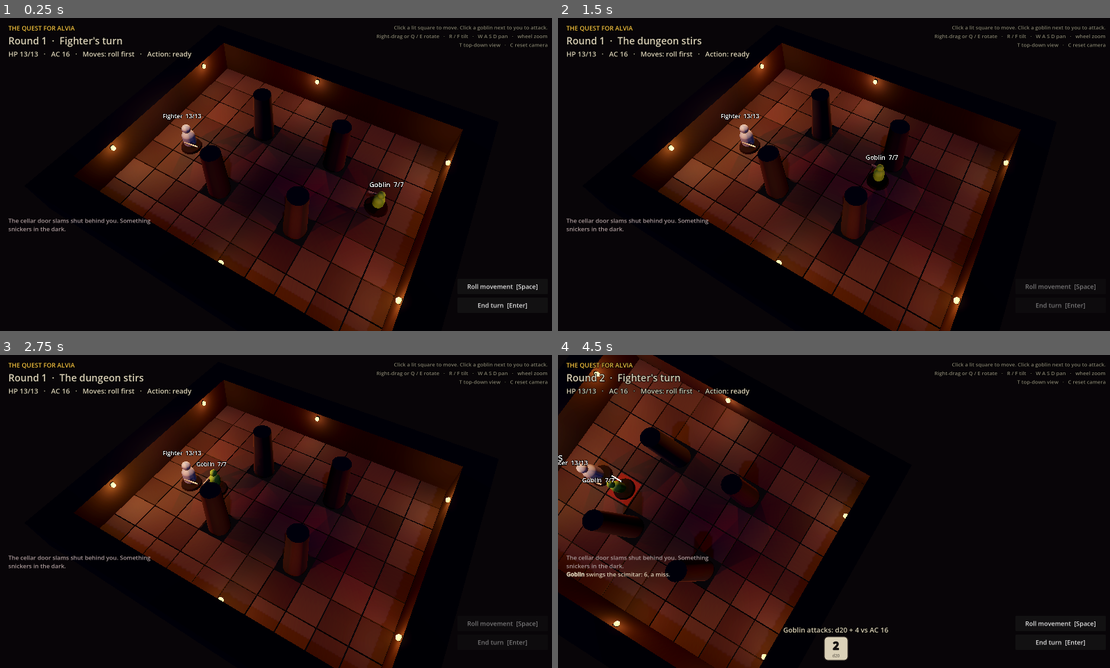
Above: before the commit, frames 1-4 (two rows, left to right).
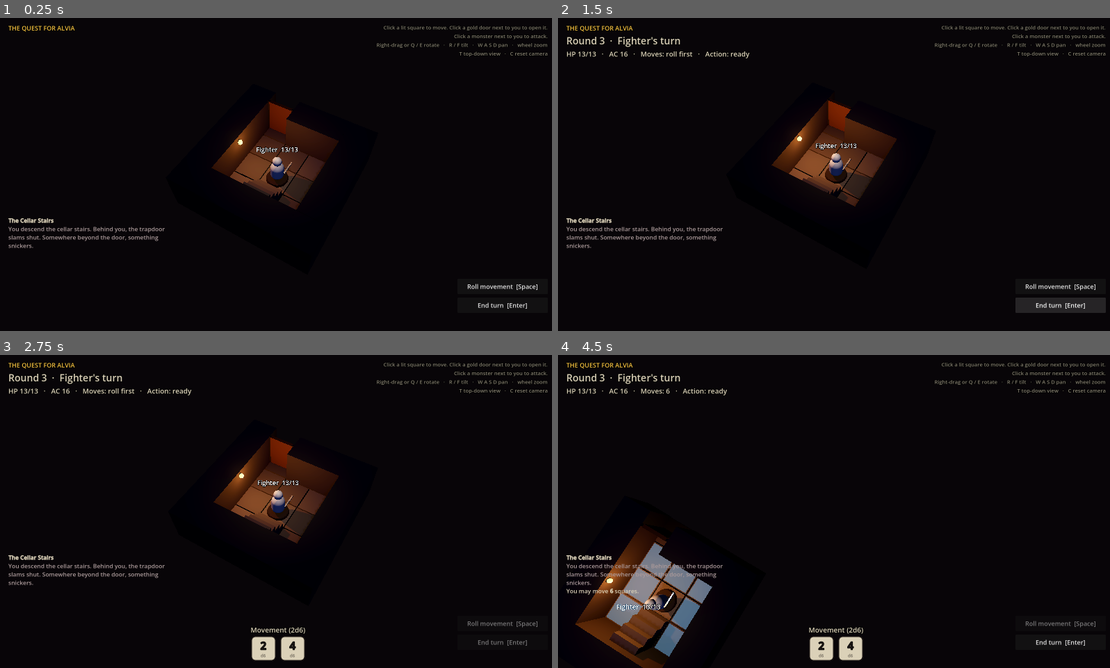
Above: after the commit, the same moments.

Repository: robertdavidsson77-pixel/quest-for-alvia
Game: Godot game, scene res://scenes/main.tscn
The game is run twice, just before and just after one commit, with the same random seed, the same clock (stepped at 60 frames per second) and the same inputs.
Inputs (mouse positions are in pixels of both pictures, inside the frame that each line leads up to):
- Up to frame 1 (0.25 s): no input
- Up to frame 2 (1.5 s): click "End turn [Enter]" at 0.5 s; click (1060, 305) at 1.25 s, where only the run after the commit has a clickable "End turn [Enter]"
- Up to frame 3 (2.75 s): click (502, 624) at 2 s, where only the run after the commit has a clickable "Roll movement [Space]"
- Up to frame 4 (4.5 s): tap A at 2.75, 3.5, 4.25 s; move the mouse to (960, 495) at 2.77 s; hold D 2.78-3.5 s; tap C at 2.85 s; click (960, 495) at 2.92 s; tap Space at 3.02 s; drag from (723, 527) to (806, 574) at 3.52 s; move the mouse to (889, 442) at 4.27 s; hold D from 4.28 s (still down); tap T at 4.35 s; click (889, 442) at 4.42 s

The runs differ from the first frame. In frame 1, 32% of the frame differs, in the area x 1-100%, y 2-100%; in frame 2, 33%; in frame 3, 33%; in frame 4, 34%, in the area x 0-100%, y 0-100%.

Commit message:
First rooms: stair room, doors that reveal the next room, sleeping goblin
The board is now built from a text map in scripts/quests/quest_cellar.gd.
The Fighter starts at the foot of the stairs; opening the door (free) makes
the goblin room rise out of the dark with placeholder furniture and two
locked doors. Monsters stay hidden and inactive until their room is revealed.

Co-Authored-By: Claude Opus 5.5 (1M context) <noreply@anthropic.com>
Claude-Session: https://claude.ai/code/session_01RG5kh6igv6xKAodRzSPgPD

Diff:
--- a/scripts/board.gd
+++ b/scripts/board.gd
@@ -1,52 +1,64 @@
-## The game board: a grid of stone tiles with walls and pillars.
-## Grid cells are Vector2i(x, y); the board is centred on the world origin.
+## The game board, built from a quest's text map (see scripts/quests).
+## Map legend: # wall, * wall with torch, . floor, H hero start, D door,
+## L locked door, S stairs, g goblin, T table, C chest, B bookcase, space = rock.
+## Rooms are found automatically: floor squares joined together, bounded by walls
+## and doors. Every room starts hidden and is revealed when a door to it opens.
+## Grid cells are Vector2i(x, y); the map is centred on the world origin.
 class_name Board
 extends Node3D
 
 const DIRECTIONS: Array[Vector2i] = [Vector2i.LEFT, Vector2i.RIGHT, Vector2i.UP, Vector2i.DOWN]
 const WALL_HEIGHT := 1.4
+const ROOM_CHARS := ".HgTCBS"  # squares that belong to a room
+const WALKABLE_CHARS := ".Hg"   # room squares you can stand on (the rest is furniture)
+const REVEAL_STAGGER := 0.035   # seconds of delay per square of distance from the door
 
 var width := 0
 var height := 0
-var blocked := {}  # Vector2i -> true for pillars and other solid squares
+var hero_start := Vector2i.ZERO
+var spawns: Array[Dictionary] = []  # {"char": "g", "cell": Vector2i}
+var torch_lights: Array[OmniLight3D] = []
+
+var _tiles := {}        # cell -> map character
+var _room_of := {}      # cell -> room id, for room squares
+var _doors := {}        # cell -> {"locked": bool, "open": bool, "panel": Node3D, "rooms": Array}
+var _room_nodes := {}   # room id -> Array of nodes shown when the room is revealed
+var _revealed := {}     # room id -> true
 
 var _highlights: Array[MeshInstance3D] = []
 var _hover: MeshInstance3D
 var _move_material: StandardMaterial3D
 var _attack_material: StandardMaterial3D
-
-
-func build(w: int, h: int, pillars: Array[Vector2i]) -> void:
-	width = w
-	height = h
-	for p in pillars:
-		blocked[p] = true
-
-	var tile_mesh := BoxMesh.new()
-	tile_mesh.size = Vector3(0.96, 0.1, 0.96)
-	for x in width:
-		for y in height:
-			var cell := Vector2i(x, y)
-			if blocked.has(cell):
-				_add_pillar(cell)
-				continue
-			var tile := MeshInstance3D.new()
-			tile.mesh = tile_mesh
-			var shade := randf_range(0.17, 0.24)
-			tile.material_override = _stone_material(Color(shade, shade * 0.95, shade * 0.9))
-			tile.position = cell_to_world(cell) + Vector3(0, -0.05, 0)
-			add_child(tile)
-
-	# Walls all the way around the room.
-	for x in range(-1, width + 1):
-		_add_wall(Vector2i(x, -1))
-		_add_wall(Vector2i(x, height))
+var _door_material: StandardMaterial3D
+
+
+func build(map: Array[String]) -> void:
+	height = map.size()
+	for line in map:
+		width = maxi(width, line.length())
 	for y in height:
-		_add_wall(Vector2i(-1, y))
-		_add_wall(Vector2i(width, y))
+		for x in width:
+			var c: String = map[y][x] if x < map[y].length() else " "
+			_tiles[Vector2i(x, y)] = c
+			if c == "H":
+				hero_start = Vector2i(x, y)
+			elif c == "g":
+				spawns.append({"char": c, "cell": Vector2i(x, y)})
+	_find_rooms()
+
+	for cell in _tiles:
+		var c: String = _tiles[cell]
+		if ROOM_CHARS.contains(c):
+			_add_floor(cell)
+			_add_furniture(cell, c)
+		elif c == "#" or c == "*":
+			_add_wall(cell, c == "*")
+		elif c == "D" or c == "L":
+			_add_door(cell, c == "L")
 
 	_move_material = _highlight_material(Color(0.45, 0.75, 1.0, 0.4))
 	_attack_material = _highlight_material(Color(0.85, 0.15, 0.1, 0.45))
+	_door_material = _highlight_material(Color(1.0, 0.8, 0.3, 0.5))
 	_hover = _make_highlight(_highlight_material(Color(1, 1, 1, 0.25)))
 	_hover.visible = false
 
@@ -64,12 +76,140 @@
 
 
 func is_walkable(cell: Vector2i) -> bool:
-	return is_inside(cell) and not blocked.has(cell)
+	var c: String = _tiles.get(cell, " ")
+	if WALKABLE_CHARS.contains(c):
+		return true
+	return _doors.has(cell) and _doors[cell]["open"]
 
 
 static func are_adjacent(a: Vector2i, b: Vector2i) -> bool:
 	return absi(a.x - b.x) + absi(a.y - b.y) == 1
 
+
+# --- Rooms and doors -------------------------------------------------------
+
+## The room a square belongs to, or -1 for walls, doors and rock.
+func room_at(cell: Vector2i) -> int:
+	return _room_of.get(cell, -1)
+
+
+func is_room_revealed(room: int) -> bool:
+	return _revealed.has(room)
+
+
+func is_door(cell: Vector2i) -> bool:
+	return _doors.has(cell)
+
+
+func is_door_closed(cell: Vector2i) -> bool:
+	return _doors.has(cell) and not _doors[cell]["open"]
+
+
+func is_door_locked(cell: Vector2i) -> bool:
+	return _doors.has(cell) and _doors[cell]["locked"]
+
+
+## Closed doors next to `cell` that can be seen (they border a revealed room).
+func closed_doors_next_to(cell: Vector2i) -> Array:
+	var found: Array = []
+	for d in DIRECTIONS:
+		var n: Vector2i = cell + d
+		if is_door_closed(n):
+			found.append(n)
+	return found
+
+
+## Swings the door open (it sinks into the floor) and reveals the rooms behind it.
+func open_door(cell: Vector2i) -> void:
+	var door: Dictionary = _doors[cell]
+	door["open"] = true
+	var panel: Node3D = door["panel"]
+	var tween := create_tween()
+	tween.tween_property(panel, "position:y", -WALL_HEIGHT, 0.6).set_trans(Tween.TRANS_QUAD).set_ease(Tween.EASE_IN)
+	await tween.finished
+	panel.visible = false
+	for room in door["rooms"]:
+		if not is_room_revealed(room):
+			await reveal_room(room, cell)
+
+
+## Shows a room's floor, walls, furniture and torches, rising out of the dark
+## outwards from `from_cell`.
+func reveal_room(room: int, from_cell: Vector2i) -> void:
+	_revealed[room] = true
+	var longest := 0.0
+	for node in _room_nodes.get(room, []):
+		if node.visible:
+			continue  # already shown with a neighbouring room
+		var delay := Vector2(world_to_cell(node.position)).distance_to(Vector2(from_cell)) * REVEAL_STAGGER
+		longest = maxf(longest, delay)
+		_pop_in(node, delay)
+	await get_tree().create_timer(longest + 0.35).timeout
+
+
+func _door_seen(cell: Vector2i) -> bool:
+	for room in _doors[cell]["rooms"]:
+		if is_room_revealed(room):
+			return true
+	return false
+
+
+func _pop_in(node: Node3D, delay: float) -> void:
+	if node is OmniLight3D:
+		# The "fade" meta (0..1) scales the torch flicker while it lights up.
+		var light := node as OmniLight3D
+		light.set_meta("fade", 0.0)
+		light.visible = true
+		var lt := create_tween()
+		lt.tween_method(func(v: float): light.set_meta("fade", v), 0.0, 1.0, 0.5).set_delay(delay)
+		return
+	var final_scale := node.scale
+	node.scale = Vector3(final_scale.x, 0.01, final_scale.z)
+	node.visible = true
+	var tween := create_tween()
+	tween.tween_property(node, "scale", final_scale, 0.3).set_delay(delay).set_trans(Tween.TRANS_BACK).set_ease(Tween.EASE_OUT)
+
+
+## Gives every connected group of room squares its own id.
+func _find_rooms() -> void:
+	var next_id := 0
+	for cell in _tiles:
+		if not ROOM_CHARS.contains(_tiles[cell]) or _room_of.has(cell):
+			continue
+		var queue: Array[Vector2i] = [cell]
+		_room_of[cell] = next_id
+		while not queue.is_empty():
+			var current: Vector2i = queue.pop_front()
+			for d in DIRECTIONS:
+				var n: Vector2i = current + d
+				if not _room_of.has(n) and ROOM_CHARS.contains(_tiles.get(n, " ")):
+					_room_of[n] = next_id
+					queue.append(n)
+		next_id += 1
+
+
+## Rooms touching `cell`; walls use all 8 neighbours so corners show too.
+func _rooms_around(cell: Vector2i, diagonals: bool) -> Array:
+	var rooms: Array = []
+	for dx in range(-1, 2):
+		for dy in range(-1, 2):
+			if (dx == 0 and dy == 0) or (not diagonals and dx != 0 and dy != 0):
+				continue
+			var room := room_at(cell + Vector2i(dx, dy))
+			if room >= 0 and not rooms.has(room):
+				rooms.append(room)
+	return rooms
+
+
+func _register(node: Node3D, rooms: Array) -> void:
+	node.visible = false
+	for room in rooms:
+		if not _room_nodes.has(room):
+			_room_nodes[room] = []
+		_room_nodes[room].append(node)
+
+
+# --- Movement --------------------------------------------------------------
 
 ## Breadth-first search from `start`, never entering walls or `occupied` cells.
 ## Returns {"dist": {cell: steps}, "parent": {cell: previous cell}}.
@@ -119,12 +259,18 @@
 	return path_from_flood(result, best)
 
 
+# --- Highlights ------------------------------------------------------------
+
 func show_move_cells(cells: Array) -> void:
 	_show_cells(cells, _move_material)
 
 
 func show_attack_cells(cells: Array) -> void:
 	_show_cells(cells, _attack_material, false)
+
+
+func show_door_cells(cells: Array) -> void:
+	_show_cells(cells, _door_material, false)
 
 
 func clear_highlights() -> void:
@@ -134,7 +280,7 @@
 
 
 func set_hover(cell: Vector2i) -> void:
-	_hover.visible = is_walkable(cell)
+	_hover.visible = is_room_revealed(room_at(cell)) or (is_door(cell) and _door_seen(cell))
 	if _hover.visible:
 		_hover.position = cell_to_world(cell) + Vector3(0, 0.02, 0)
 
@@ -159,26 +305,140 @@
 	return m
 
 
-func _add_wall(cell: Vector2i) -> void:
-	var box := BoxMesh.new()
-	box.size = Vector3(1.0, WALL_HEIGHT, 1.0)
-	var wall := MeshInstance3D.new()
-	wall.mesh = box
-	wall.material_override = _stone_material(Color(0.13, 0.12, 0.12))
+# --- Building pieces -------------------------------------------------------
+
+func _add_floor(cell: Vector2i) -> void:
+	var shade := randf_range(0.17, 0.24)
+	var tile := _box(Vector3(0.96, 0.1, 0.96), Color(shade, shade * 0.95, shade * 0.9))
+	tile.position = cell_to_world(cell) + Vector3(0, -0.05, 0)
+	_register(tile, [room_at(cell)])
+
+
+## Placeholder furniture: simple boxes until we have real models.
+func _add_furniture(cell: Vector2i, c: String) -> void:
+	var base := cell_to_world(cell)
+	var room := [room_at(cell)]
+	match c:
+		"T":  # table
+			var table := _box(Vector3(0.95, 0.55, 0.85), Color(0.3, 0.18, 0.1))
+			table.position = base + Vector3(0, 0.275, 0)
+			_register(table, room)
+		"C":  # chest
+			var chest := _box(Vector3(0.65, 0.45, 0.45), Color(0.35, 0.2, 0.08))
+			chest.position = base + Vector3(0, 0.225, 0)
+			_register(chest, room)
+			var band := _box(Vector3(0.67, 0.08, 0.47), Color(0.7, 0.55, 0.2))
+			band.position = base + Vector3(0, 0.3, 0)
+			_register(band, room)
+		"B":  # bookcase
+			var shelf := _box(Vector3(0.9, 1.4, 0.4), Color(0.22, 0.13, 0.08))
+			shelf.position = base + Vector3(0, 0.7, 0)
+			_register(shelf, room)
+		"S":  # stairs, climbing towards the nearest wall
+			var up := Vector2i.DOWN
+			for d in DIRECTIONS:
+				var n: Vector2i = cell + d
+				if _tiles.get(n, " ") == "#" or _tiles.get(n, " ") == "*":
+					up = d
+					break
+			for i in 4:
+				var step := _box(Vector3(0.95, 0.25 * (i + 1), 0.25), Color(0.2, 0.19, 0.18))
+				var along := -0.375 + 0.25 * i
+				step.position = base + Vector3(up.x * along, 0.125 * (i + 1), up.y * along)
+				if up.x != 0:
+					step.rotation_degrees.y = 90
+				_register(step, room)
+
+
+func _add_wall(cell: Vector2i, torch: bool) -> void:
+	var rooms := _rooms_around(cell, true)
+	if rooms.is_empty():
+		return  # buried in rock, never seen
+	var wall := _box(Vector3(1.0, WALL_HEIGHT, 1.0), Color(0.13, 0.12, 0.12))
 	wall.position = cell_to_world(cell) + Vector3(0, WALL_HEIGHT / 2.0 - 0.1, 0)
-	add_child(wall)
-
-
-func _add_pillar(cell: Vector2i) -> void:
-	var cyl := CylinderMesh.new()
-	cyl.top_radius = 0.32
-	cyl.bottom_radius = 0.4
-	cyl.height = WALL_HEIGHT + 0.6
-	var pillar := MeshInstance3D.new()
-	pillar.mesh = cyl
-	pillar.material_override = _stone_material(Color(0.16, 0.15, 0.15))
-	pillar.position = cell_to_world(cell) + Vector3(0, cyl.height / 2.0 - 0.1, 0)
-	add_child(pillar)
+	_register(wall, rooms)
+	if torch:
+		_add_torch(cell)
+
+
+func _add_torch(cell: Vector2i) -> void:
+	var inward := Vector2i.ZERO
+	for d in DIRECTIONS:
+		if room_at(cell + d) >= 0:
+			inward = d
+			break
+	var dir := Vector3(inward.x, 0, inward.y)
+	var pos := cell_to_world(cell) + dir * 0.55 + Vector3(0, 1.1, 0)
+	var rooms := [room_at(cell + inward)]
+
+	var flame_mat := StandardMaterial3D.new()
+	flame_mat.albedo_color = Color(1, 0.6, 0.2)
+	flame_mat.emission_enabled = true
+	flame_mat.emission = Color(1, 0.5, 0.15)
+	flame_mat.emission_energy_multiplier = 4.0
+	var flame_mesh := SphereMesh.new()
+	flame_mesh.radius = 0.08
+	flame_mesh.height = 0.2
+	var flame := MeshInstance3D.new()
+	flame.mesh = flame_mesh
+	flame.material_override = flame_mat
+	flame.position = pos
+	add_child(flame)
+	_register(flame, rooms)
+
+	var light := OmniLight3D.new()
+	light.light_color = Color(1.0, 0.55, 0.25)
+	light.light_energy = 1.6
+	light.omni_range = 6.0
+	light.shadow_enabled = true
+	light.position = pos + dir * 0.2
+	add_child(light)
+	_register(light, rooms)
+	torch_lights.append(light)
+
+
+func _add_door(cell: Vector2i, locked: bool) -> void:
+	var rooms := _rooms_around(cell, false)
+	_add_floor_under_door(cell, rooms)
+	# The door runs along the wall line: walls to its left and right, or above and below.
+	var along_x := _is_wall(cell + Vector2i.LEFT) or _is_wall(cell + Vector2i.RIGHT)
+	var size := Vector3(0.9, WALL_HEIGHT - 0.1, 0.12) if along_x else Vector3(0.12, WALL_HEIGHT - 0.1, 0.9)
+	var color := Color(0.25, 0.15, 0.08) if not locked else Color(0.18, 0.1, 0.06)
+	var panel := _box(size, color)
+	panel.position = cell_to_world(cell) + Vector3(0, (WALL_HEIGHT - 0.1) / 2.0, 0)
+	_register(panel, rooms)
+	if locked:
+		var bar := _box(Vector3(size.x + 0.04, 0.12, size.z + 0.04), Color(0.4, 0.4, 0.42))
+		bar.position = Vector3(0, 0.1, 0)
+		bar.reparent(panel, false)
+	# Frame posts so the doorway reads as part of the wall.
+	for side in [-1, 1]:
+		var post := _box(Vector3(0.08, WALL_HEIGHT, 0.08), Color(0.1, 0.09, 0.09))
+		var offset := Vector3(0.48 * side, 0, 0) if along_x else Vector3(0, 0, 0.48 * side)
+		post.position = cell_to_world(cell) + offset + Vector3(0, WALL_HEIGHT / 2.0 - 0.1, 0)
+		_register(post, rooms)
+	_doors[cell] = {"locked": locked, "open": false, "panel": panel, "rooms": rooms}
+
+
+func _add_floor_under_door(cell: Vector2i, rooms: Array) -> void:
+	var tile := _box(Vector3(0.96, 0.1, 0.96), Color(0.16, 0.15, 0.14))
+	tile.position = cell_to_world(cell) + Vector3(0, -0.05, 0)
+	_register(tile, rooms)
+
+
+func _is_wall(cell: Vector2i) -> bool:
+	var c: String = _tiles.get(cell, " ")
+	return c == "#" or c == "*"
+
+
+func _box(size: Vector3, color: Color) -> MeshInstance3D:
+	var mesh := BoxMesh.new()
+	mesh.size = size
+	var m := MeshInstance3D.new()
+	m.mesh = mesh
+	m.material_override = _stone_material(color)
+	add_child(m)
+	return m
 
 
 static func _stone_material(color: Color) -> StandardMaterial3D:
--- a/scripts/camera_rig.gd
+++ b/scripts/camera_rig.gd
@@ -45,6 +45,11 @@
 	_target_pitch = start_pitch
 	_target_distance = start_distance
 	_target_position = Vector3.ZERO
+
+
+## Glides the camera over `point`, keeping the current angle and zoom.
+func focus_on(point: Vector3) -> void:
+	_target_position = Vector3(point.x, 0, point.z)
 
 
 func _unhandled_input(event: InputEvent) -> void:
--- a/scripts/hud.gd
+++ b/scripts/hud.gd
@@ -75,9 +75,9 @@
 	_end_button.pressed.connect(func(): end_turn_pressed.emit())
 	buttons.add_child(_end_button)
 
-	var help := _make_label("Click a lit square to move. Click a goblin next to you to attack.\nRight-drag or Q / E rotate   ·   R / F tilt   ·   W A S D pan   ·   wheel zoom\nT top-down view   ·   C reset camera", 15, Color(BONE, 0.6))
+	var help := _make_label("Click a lit square to move. Click a gold door next to you to open it.\nClick a monster next to you to attack.\nRight-drag or Q / E rotate   ·   R / F tilt   ·   W A S D pan   ·   wheel zoom\nT top-down view   ·   C reset camera", 15, Color(BONE, 0.6))
 	help.horizontal_alignment = HORIZONTAL_ALIGNMENT_RIGHT
-	_place(help, Control.PRESET_TOP_RIGHT, Rect2(-640, 16, 616, 80))
+	_place(help, Control.PRESET_TOP_RIGHT, Rect2(-640, 16, 616, 100))
 	root.add_child(help)
 
 	_build_end_screen(root)
--- a/scripts/main.gd
+++ b/scripts/main.gd
@@ -1,12 +1,11 @@
-## v0.1: one Fighter against one goblin in one room.
-## Runs the turn loop: the hero's turn (roll, move, act), then the dungeon's turn.
+## The Fighter's first quest: start at the foot of the stairs, open the door,
+## face what lies beyond. Runs the turn loop: the hero's turn (roll, move, act),
+## then the dungeon's turn. Opening a door is free; it does not use the action.
 extends Node3D
 
 const FIGHTER: UnitStats = preload("res://data/units/fighter.tres")
 const GOBLIN: UnitStats = preload("res://data/units/goblin.tres")
-
-const ROOM_WIDTH := 10
-const ROOM_HEIGHT := 8
+const MONSTERS := {"g": GOBLIN}  # map character -> monster
 
 enum Phase { HERO, BUSY, OVER }
 
@@ -23,7 +22,6 @@
 var has_acted := false
 var _reachable := {}  # cell -> steps, for the hero's current move
 
-var _torches: Array[OmniLight3D] = []
 var _time := 0.0
 
 
@@ -33,14 +31,12 @@
 
 	board = Board.new()
 	add_child(board)
-	var pillars: Array[Vector2i] = [Vector2i(3, 2), Vector2i(6, 2), Vector2i(3, 5), Vector2i(6, 5)]
-	board.build(ROOM_WIDTH, ROOM_HEIGHT, pillars)
-	_add_torches()
+	board.build(QuestCellar.MAP)
 
 	camera_rig = CameraRig.new()
 	add_child(camera_rig)
 
-	hero = _spawn(FIGHTER, Vector2i(1, 4))
+	hero = _spawn(FIGHTER, board.hero_start)
 	var lantern := OmniLight3D.new()
 	lantern.light_color = Color(1.0, 0.75, 0.45)
 	lantern.light_energy = 1.2
@@ -48,10 +44,13 @@
 	lantern.position.y = 1.6
 	hero.add_child(lantern)
 
-	monsters.append(_spawn(GOBLIN, Vector2i(8, 3)))
-	for m in monsters:
-		m.face(hero.position)
-	hero.face(monsters[0].position)
+	# Monsters wait in the dark, unseen, until their room is revealed.
+	for spawn in board.spawns:
+		var m := _spawn(MONSTERS[spawn["char"]], spawn["cell"])
+		m.visible = false
+		monsters.append(m)
+	hero.face(hero.position + Vector3.FORWARD)
+	camera_rig.focus_on(hero.position)
 
 	hud = Hud.new()
 	add_child(hud)
@@ -59,15 +58,19 @@
 	hud.end_turn_pressed.connect(_on_end_turn)
 	hud.restart_pressed.connect(func(): get_tree().reload_current_scene())
 
-	hud.log_line("[color=#a99]The cellar door slams shut behind you. Something snickers in the dark.[/color]")
+	hud.log_line("[b]%s[/b]" % QuestCellar.TITLE)
+	hud.log_line("[color=#a99]%s[/color]" % QuestCellar.INTRO)
+	await board.reveal_room(board.room_at(board.hero_start), board.hero_start)
 	_start_hero_turn()
 
 
 func _process(delta: float) -> void:
 	_time += delta
-	for i in _torches.size():
-		var t := _torches[i]
-		t.light_energy = 1.6 + 0.3 * sin(_time * 9.0 + i * 1.7) + 0.2 * sin(_time * 23.0 + i)
+	for i in board.torch_lights.size():
+		var t := board.torch_lights[i]
+		if t.visible:
+			var flicker := 1.6 + 0.3 * sin(_time * 9.0 + i * 1.7) + 0.2 * sin(_time * 23.0 + i)
+			t.light_energy = flicker * t.get_meta("fade", 1.0)
 
 
 func _unhandled_input(event: InputEvent) -> void:
@@ -111,6 +114,14 @@
 func _on_cell_clicked(cell: Vector2i) -> void:
 	if phase != Phase.HERO:
 		return
+	if board.is_door_closed(cell):
+		if not Board.are_adjacent(hero.cell, cell):
+			hud.log_line("[color=#888]Move next to the door first.[/color]")
+		elif board.is_door_locked(cell):
+			hud.log_line("[color=#888]The door is barred from the other side. It will not budge... (to be continued)[/color]")
+		else:
+			await _open_door(cell)
+		return
 	var target := _monster_at(cell)
 	if target != null:
 		if has_acted:
@@ -135,6 +146,32 @@
 	_end_turn_if_done()
 
 
+func _open_door(cell: Vector2i) -> void:
+	phase = Phase.BUSY
+	board.clear_highlights()
+	hud.log_line("The door groans open...")
+	camera_rig.focus_on(board.cell_to_world(cell))
+	await board.open_door(cell)
+	for m in monsters:
+		if not m.visible and board.is_room_revealed(board.room_at(m.cell)):
+			await _wake(m)
+	phase = Phase.HERO
+	_refresh_hero_ui()
+
+
+## A monster steps out of the dark: it pops up and turns to face the hero.
+func _wake(m: Figure) -> void:
+	m.face(hero.position)
+	var final_scale := m.scale
+	m.scale = Vector3(final_scale.x, 0.01, final_scale.z)
+	m.visible = true
+	var tween := create_tween()
+	tween.tween_property(m, "scale", final_scale, 0.35).set_trans(Tween.TRANS_BACK).set_ease(Tween.EASE_OUT)
+	await tween.finished
+	m.show_float_text("!", Color(0.95, 0.3, 0.2))
+	hud.log_line("[color=#c66]A %s! It has seen you.[/color]" % m.stats.display_name.to_lower())
+
+
 func _hero_attack(target: Figure) -> void:
 	phase = Phase.BUSY
 	board.clear_highlights()
@@ -181,6 +218,7 @@
 		board.show_move_cells(cells)
 	else:
 		board.clear_highlights()
+	board.show_door_cells(board.closed_doors_next_to(hero.cell))
 	if not has_acted:
 		var targets: Array = []
 		for m in _living_monsters():
@@ -193,7 +231,7 @@
 
 func _dungeon_turn() -> void:
 	hud.set_turn("Round %d  ·  The dungeon stirs" % round_number)
-	for m in _living_monsters():
+	for m in _awake_monsters():
 		await get_tree().create_timer(0.35).timeout
 		if not Board.are_adjacent(m.cell, hero.cell):
 			var path := board.path_to_adjacent(m.cell, hero.cell, _occupied_except(m))
@@ -259,7 +297,7 @@
 	phase = Phase.OVER
 	board.clear_highlights()
 	if won:
-		hud.show_end("VICTORY", "The goblin lies still. The cellar is yours, for now.", true)
+		hud.show_end("VICTORY", QuestCellar.VICTORY, true)
 	else:
 		hud.show_end("YOU HAVE FALLEN", "Your Fighter's name will not be remembered in Alvia.", false)
 
@@ -272,8 +310,17 @@
 	return alive
 
 
+## Living monsters whose room has been revealed; the rest sleep in the dark.
+func _awake_monsters() -> Array[Figure]:
+	var awake: Array[Figure] = []
+	for m in _living_monsters():
+		if m.visible:
+			awake.append(m)
+	return awake
+
+
 func _monster_at(cell: Vector2i) -> Figure:
-	for m in _living_monsters():
+	for m in _awake_monsters():
 		if m.cell == cell:
 			return m
 	return null
@@ -317,35 +364,3 @@
 	moon.shadow_enabled = true
 	moon.rotation_degrees = Vector3(-60, 30, 0)
 	add_child(moon)
-
-
-func _add_torches() -> void:
-	var spots: Array[Vector2i] = [Vector2i(-1, 1), Vector2i(-1, 6), Vector2i(ROOM_WIDTH, 1), Vector2i(ROOM_WIDTH, 6), Vector2i(4, -1), Vector2i(5, ROOM_HEIGHT)]
-	var flame_mat := StandardMaterial3D.new()
-	flame_mat.albedo_color = Color(1, 0.6, 0.2)
-	flame_mat.emission_enabled = true
-	flame_mat.emission = Color(1, 0.5, 0.15)
-	flame_mat.emission_energy_multiplier = 4.0
-	for spot in spots:
-		var wall_pos := board.cell_to_world(spot)
-		# Hang the torch on the wall face that looks into the room.
-		var inner := Vector2i(clampi(spot.x, 0, ROOM_WIDTH - 1), clampi(spot.y, 0, ROOM_HEIGHT - 1))
-		var inward := (board.cell_to_world(inner) - wall_pos).normalized()
-		var pos := wall_pos + inward * 0.55 + Vector3(0, 1.1, 0)
-
-		var flame_mesh := SphereMesh.new()
-		flame_mesh.radius = 0.08
-		flame_mesh.height = 0.2
-		var flame := MeshInstance3D.new()
-		flame.mesh = flame_mesh
-		flame.material_override = flame_mat
-		flame.position = pos
-		add_child(flame)
-
-		var light := OmniLight3D.new()
-		light.light_color = Color(1.0, 0.55, 0.25)
-		light.omni_range = 6.0
-		light.shadow_enabled = true
-		light.position = pos + inward * 0.2
-		add_child(light)
-		_torches.append(light)
--- /dev/null
+++ b/scripts/quests/quest_cellar.gd
@@ -0,0 +1,30 @@
+## Quest 1: the cellar stairs. The hero starts in a small stair room; behind its
+## door waits the goblin's hall, with two more doors that are locked for now.
+##
+## Map legend (one character per square, rows top to bottom):
+##   #  wall              *  wall with a torch
+##   .  floor             H  hero start
+##   D  door (closed)     L  locked door
+##   S  stairs up         g  goblin
+##   T  table             C  chest           B  bookcase
+##   (space) solid rock, never shown
+class_name QuestCellar
+extends RefCounted
+
+const TITLE := "The Cellar Stairs"
+const INTRO := "You descend the cellar stairs. Behind you, the trapdoor slams shut. Somewhere beyond the door, something snickers."
+const VICTORY := "The goblin lies still. The other doors are locked... for now."
+
+const MAP: Array[String] = [
+	"#####L##*####",
+	"#...........#",
+	"#.TT.....C..#",
+	"*...........L",
+	"#.B....g....#",
+	"#...........*",
+	"######D######",
+	"     #...#   ",
+	"     *.H.#   ",
+	"     #.S.#   ",
+	"     #####   ",
+]
--- a/tests/autoplay.gd
+++ b/tests/autoplay.gd
@@ -6,6 +6,7 @@
 var main: Node
 
 func _initialize() -> void:
+	Engine.time_scale = 10.0
 	_next_game()
 
 func _next_game() -> void:
@@ -14,6 +15,14 @@
 	main = load("res://scenes/main.tscn").instantiate()
 	root.add_child(main)
 	_play()
+
+func _unlocked_door() -> Vector2i:
+	for y in main.board.height:
+		for x in main.board.width:
+			var c := Vector2i(x, y)
+			if main.board.is_door_closed(c) and not main.board.is_door_locked(c):
+				return c
+	return Vector2i(-1, -1)
 
 func _play() -> void:
 	while true:
@@ -32,6 +41,21 @@
 		if main.phase != main.Phase.HERO:
 			continue
 		var gob = main._living_monsters()[0]
+		if not gob.visible:
+			# Walk to the unlocked door and open it.
+			var door := _unlocked_door()
+			if Board.are_adjacent(main.hero.cell, door):
+				await main._on_cell_clicked(door)
+				continue
+			if not main.has_rolled:
+				await main._on_roll()
+				continue
+			if main.moves_left > 0:
+				var p = main.board.path_to_adjacent(main.hero.cell, door, main._occupied_except(main.hero))
+				await main._on_cell_clicked(p[mini(p.size(), main.moves_left) - 1])
+				continue
+			main._on_end_turn()
+			continue
 		if not main.has_acted and Board.are_adjacent(main.hero.cell, gob.cell):
 			await main._on_cell_clicked(gob.cell)
 			continue
Not shown, added: scripts/quests/quest_cellar.gd.uid
Not shown, added: tests/autoplay.gd.uid
Not shown, changed: README.md
